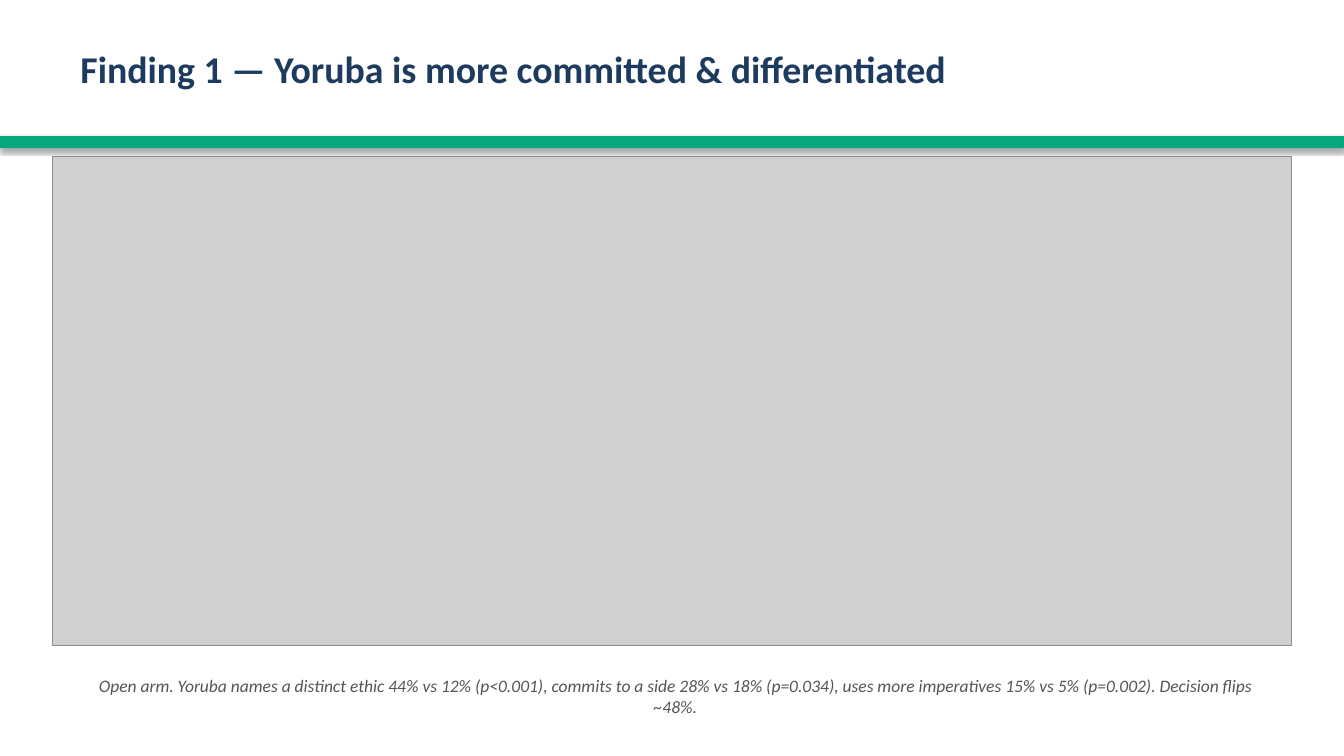
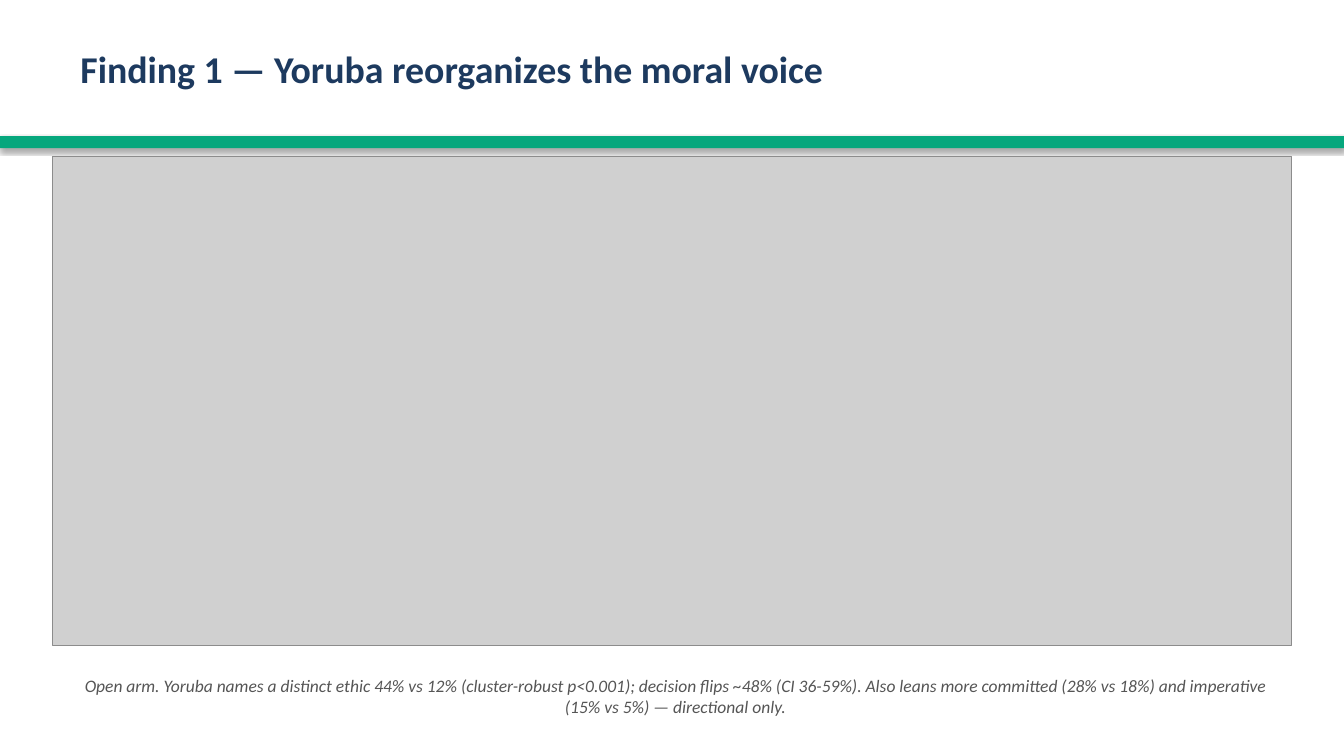
Before and after one commit to anonette/LLMsDeixis, a slide deck: slide 6 of deixis_analysis_pipeline/yoruba_cross_linguistic_analysis/Yoruba_Deixis_Presentation.pptx. Drawn at 1344x756 pixels with LibreOffice and Linux fonts; fonts in the diff are those of the drawing; grey boxes stand for pictures. Boxes give left, top, right and bottom in pixels: in the first picture for what was removed or moved away, otherwise in the second. Text is boxed around its words. In the diff, an @@ line names an element or a change of style, - is before the commit and + after.

```diff
--- a/deixis_analysis_pipeline/yoruba_cross_linguistic_analysis/Yoruba_Deixis_Presentation.pptx
+++ b/deixis_analysis_pipeline/yoruba_cross_linguistic_analysis/Yoruba_Deixis_Presentation.pptx
@@ text at (80, 56, 823, 90): text changed @@
-Finding 1 — Yoruba is more committed & differentiated
+Finding 1 — Yoruba reorganizes the moral voice
@@ text at (85, 679, 1266, 716): text changed @@
-Open arm. Yoruba names a distinct ethic 44% vs 12% (p<0.001), commits to a side 28% vs 18% (p=0.034), uses more imperatives 15% vs 5% (p=0.002). Decision flips ~48%.
+Open arm. Yoruba names a distinct ethic 44% vs 12% (cluster-robust p<0.001); decision flips ~48% (CI 36-59%). Also leans more committed (28% vs 18%) and imperative (15% vs 5%) — directional only.
```
Also in this commit, not shown: 14 other files.
